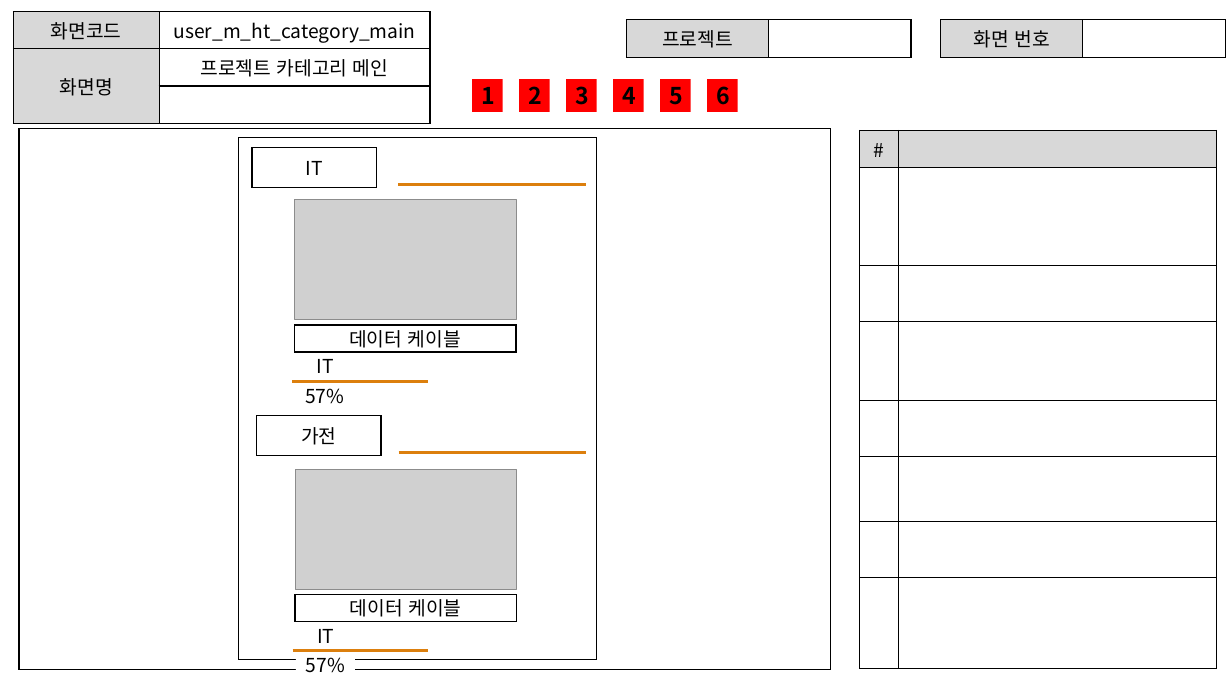
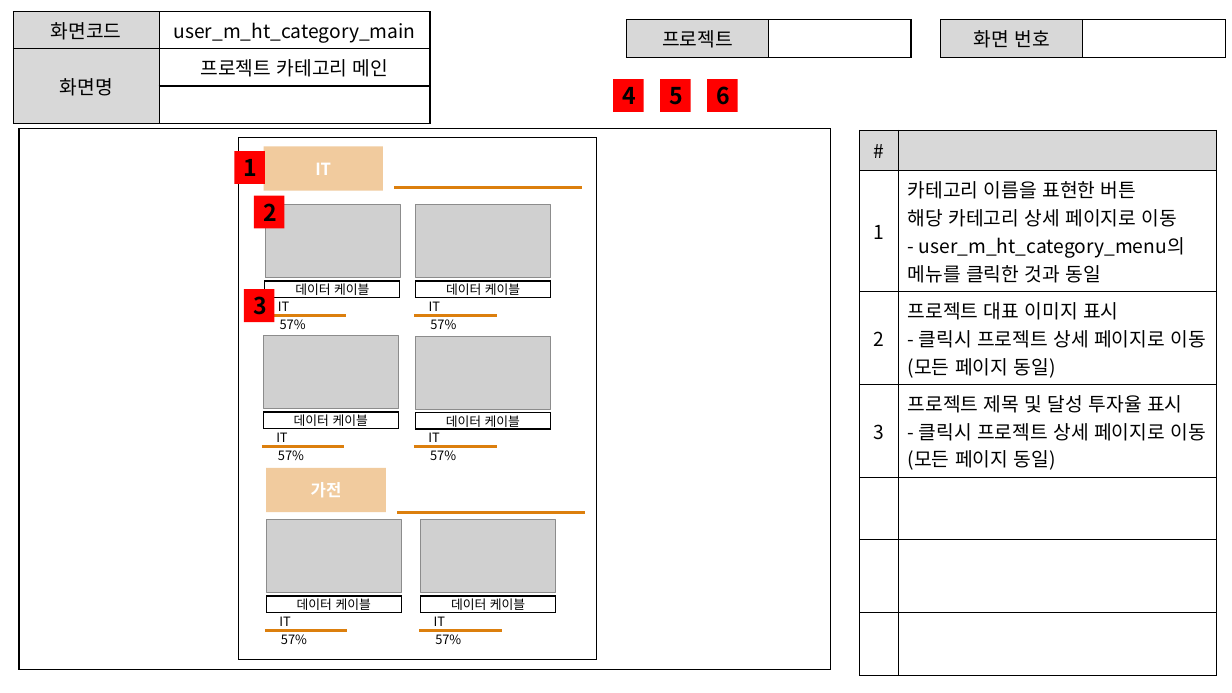
Before and after one commit to ezenteam2/EzenCrowdFunding, a slide deck: slide 5 of project03 화면설계서/project03 - 화면 설계서 - 현태.pptx. Drawn at 1232x693 pixels with LibreOffice and Linux fonts; fonts in the diff are those of the drawing; grey boxes stand for pictures. Boxes give left, top, right and bottom in pixels: in the first picture for what was removed or moved away, otherwise in the second. Text is boxed around its words. In the diff, an @@ line names an element or a change of style, - is before the commit and + after.

```diff
--- a/project03 화면설계서/project03 - 화면 설계서 - 현태.pptx
+++ b/project03 화면설계서/project03 - 화면 설계서 - 현태.pptx
@@ rectangle at (x1=238, y1=138, x2=597, y2=660): fill #FFFFFF to none @@
@@ rectangle "IT" resized from (x1=252, y1=148, x2=377, y2=188) to (x1=263, y1=146, x2=383, y2=190) @@
@@ rectangle "IT" at (x1=263, y1=146, x2=383, y2=190): size 15 to 13 pt, text colour #000000 to #FFFFFF, bold on; fill #FFFFFF to #DC7F0D at 40% opacity; outline #000000 1 pt to none @@
@@ table at (x1=860, y1=130, x2=1217, y2=673) @@
+row 2: 1 | 카테고리 이름을 표현한 버튼 / 해당 카테고리 상세 페이지로 이동 / - user_m_ht_category_menu의 메뉴를 클릭한 것과 동일
+row 3: 2 | 프로젝트 대표 이미지 표시 / - 클릭시 프로젝트 상세 페이지로 이동 (모든 페이지 동일)
+row 4: 3 | 프로젝트 제목 및 달성 투자율 표시 / - 클릭시 프로젝트 상세 페이지로 이동 (모든 페이지 동일)
-row 5:  | 
-row 6:  | 
-row 7:  | 
-row 8:  | 
@@ rectangle "1" moved from (x1=472, y1=79, x2=503, y2=112) to (x1=235, y1=152, x2=265, y2=184) @@
@@ rectangle "2" moved from (x1=519, y1=79, x2=550, y2=112) to (x1=254, y1=196, x2=285, y2=228) @@
@@ picture resized from (x1=295, y1=200, x2=517, y2=320) to (x1=265, y1=205, x2=400, y2=278) @@
@@ line moved from (398, 185) - (587, 185) to (395, 188) - (582, 188) @@
@@ rectangle "3" moved from (x1=567, y1=79, x2=597, y2=112) to (x1=244, y1=289, x2=274, y2=322) @@
@@ rectangle "데이터 케이블" resized from (x1=295, y1=325, x2=517, y2=352) to (x1=265, y1=281, x2=400, y2=298) @@
@@ rectangle "IT" resized from (x1=317, y1=359, x2=334, y2=373) to (x1=265, y1=300, x2=302, y2=311) @@
@@ line moved from (292, 381) - (428, 381) to (263, 315) - (347, 315) @@
@@ rectangle "57%" resized from (x1=296, y1=386, x2=355, y2=405) to (x1=265, y1=319, x2=320, y2=330) @@
@@ rectangle "가전" at (x1=266, y1=468, x2=386, y2=512): size 15 to 13 pt, text colour #000000 to #FFFFFF, bold on; fill #FFFFFF to #DC7F0D at 40% opacity; outline #000000 1 pt to none @@
@@ rectangle "가전" resized from (x1=257, y1=416, x2=382, y2=456) to (x1=266, y1=468, x2=386, y2=512) @@
@@ picture resized from (x1=296, y1=470, x2=518, y2=590) to (x1=266, y1=520, x2=401, y2=593) @@
@@ line moved from (399, 453) - (587, 453) to (397, 512) - (585, 512) @@
@@ rectangle "데이터 케이블" resized from (x1=295, y1=594, x2=517, y2=621) to (x1=266, y1=596, x2=401, y2=613) @@
@@ rectangle "IT" resized from (x1=296, y1=627, x2=356, y2=645) to (x1=267, y1=616, x2=304, y2=627) @@
@@ line moved from (293, 651) - (429, 651) to (265, 630) - (348, 630) @@
@@ size 15 to 10 pt in 6 elements at (x1=265, y1=319, x2=320, y2=330), (x1=265, y1=281, x2=400, y2=298), (x1=265, y1=300, x2=302, y2=311), (x1=267, y1=616, x2=304, y2=627), (x1=266, y1=596, x2=401, y2=613), (x1=267, y1=634, x2=322, y2=645) @@
@@ rectangle "57%" resized from (x1=306, y1=657, x2=345, y2=673) to (x1=267, y1=634, x2=322, y2=645) @@
@@ group added at (x1=262, y1=205, x2=556, y2=645): 12 rectangles, 4 lines, 4 pictures @@
+데이터 케이블
+IT
+57%
+데이터 케이블
+IT
+57%
+데이터 케이블
+IT
+57%
+데이터 케이블
+IT
+57%
```
Also in this commit, not shown: 11 other slides changed, 1 slide added, 4 slides removed, 1 other file.
